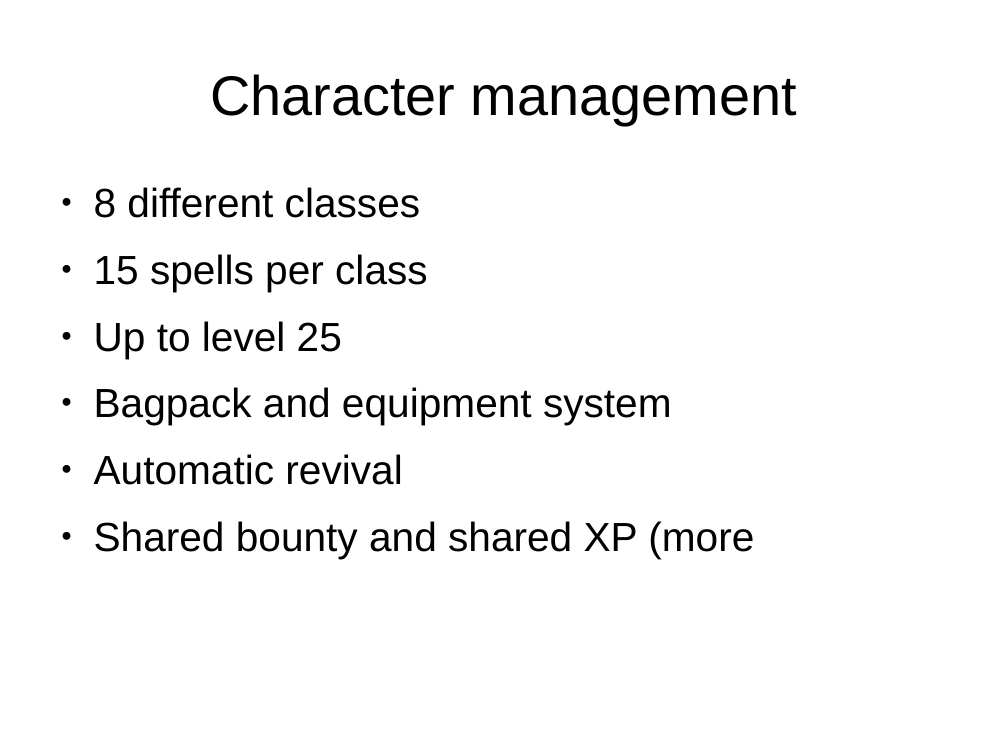
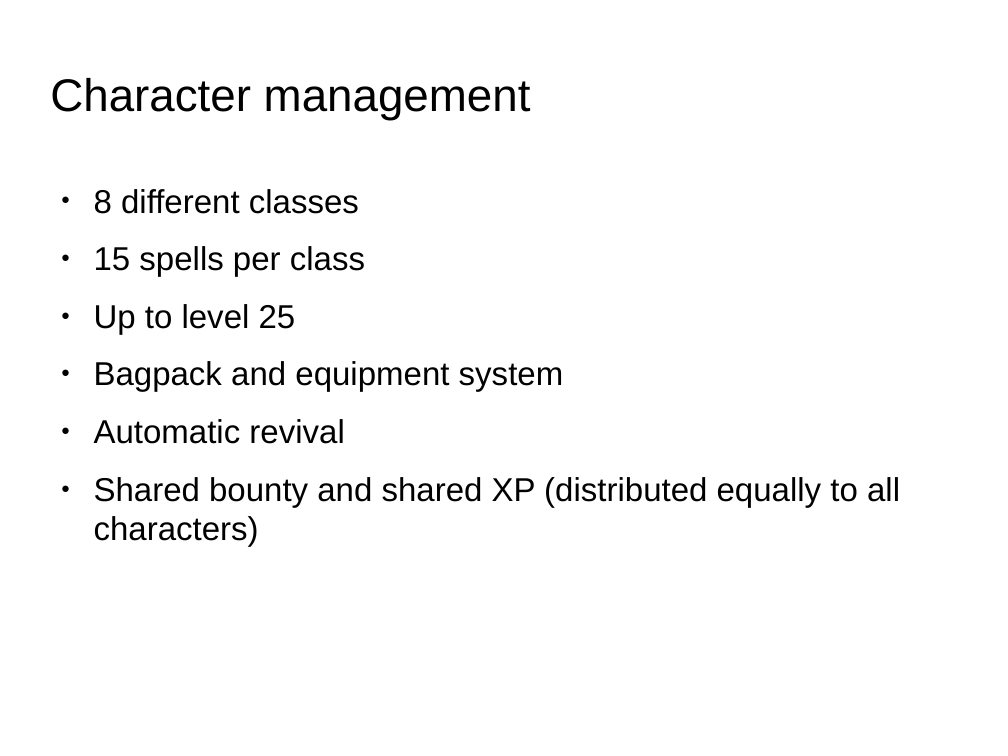
Before and after one commit to tdauth/dmdf, a slide deck: slide 10 of doc/presentation.odp (slide 8 before the commit). Drawn at 1008x756 pixels with LibreOffice and Linux fonts; fonts in the diff are those of the drawing; background and template pictures are left out. Boxes give left, top, right and bottom in pixels: in the first picture for what was removed or moved away, otherwise in the second. Text is boxed around its words. In the diff, an @@ line names an element or a change of style, - is before the commit and + after.

```diff
--- a/doc/presentation.odp
+++ b/doc/presentation.odp
@@ title "Character management": place and size @@
-title "Character management" at [210,74,797,125]
+title "Character management" at [50,78,531,121]
@@ title "Character management" at [50,78,531,121]: size 44 to 36 pt; alignment centre to left @@
@@ text at [94,189,564,444]: size 32 to 26 pt in "8 different classes", "15 spells per class", "Up to level 25", "Bagpack and equipment system" and 1 more places @@
@@ text at [94,477,900,547]: text changed; size 32 to 26 pt @@
-● Shared bounty and shared XP (more
+● Shared bounty and shared XP (distributed equally to all characters)
```
Also in this commit, not shown: 9 other slides changed, 5 slides added, 7 other files.
